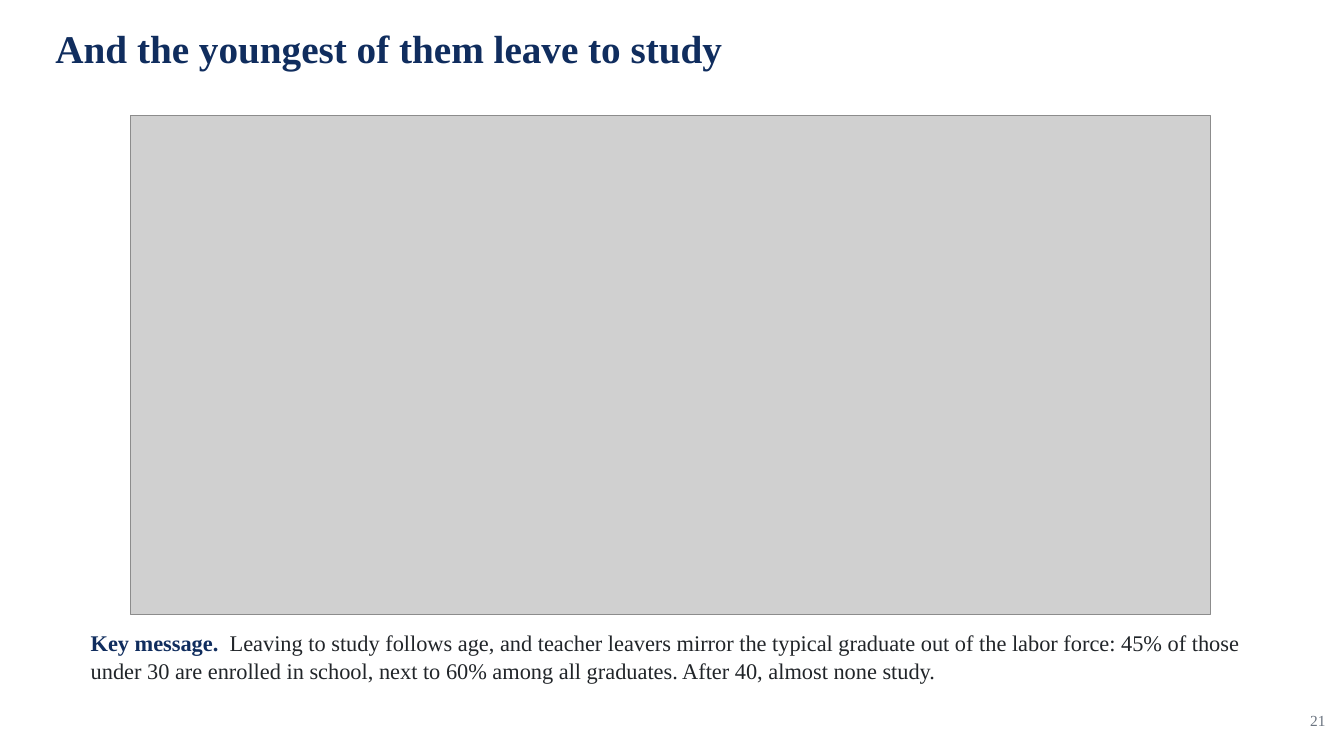
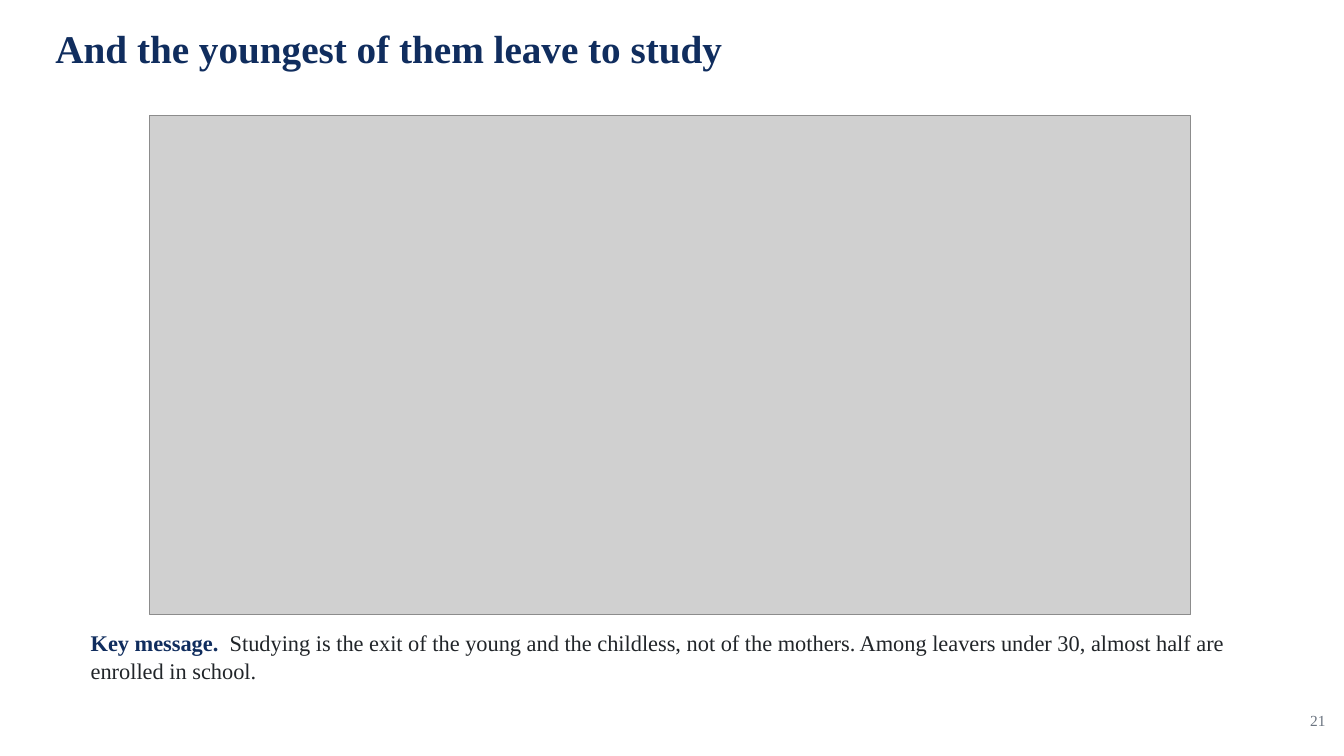
Before and after one commit to jedr1-ship-it/Alternative-Pathways----Quant, a slide deck: slide 21 of report/data_cluster/Proyect_US_cluster.pptx. Drawn at 1344x756 pixels with LibreOffice and Linux fonts; fonts in the diff are those of the drawing; grey boxes stand for pictures. Boxes give left, top, right and bottom in pixels: in the first picture for what was removed or moved away, otherwise in the second. Text is boxed around its words. In the diff, an @@ line names an element or a change of style, - is before the commit and + after.

```diff
--- a/report/data_cluster/Proyect_US_cluster.pptx
+++ b/report/data_cluster/Proyect_US_cluster.pptx
@@ picture: place and size @@
-picture at [131, 116, 1211, 615]
+picture at [149, 116, 1191, 615]
@@ text at [91, 635, 1223, 680]: text changed @@
-Key message. Leaving to study follows age, and teacher leavers mirror the typical graduate out of the labor force: 45% of those under 30 are enrolled in school, next to 60% among all graduates. After 40, almost none study.
+Key message. Studying is the exit of the young and the childless, not of the mothers. Among leavers under 30, almost half are enrolled in school.
```
Also in this commit, not shown: 1 other slide changed, 23 other files.
